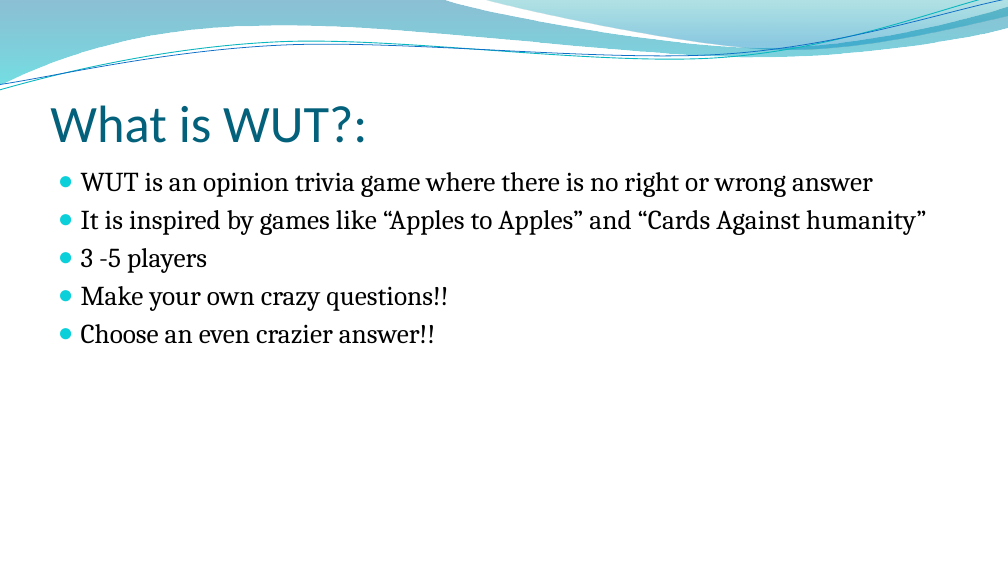
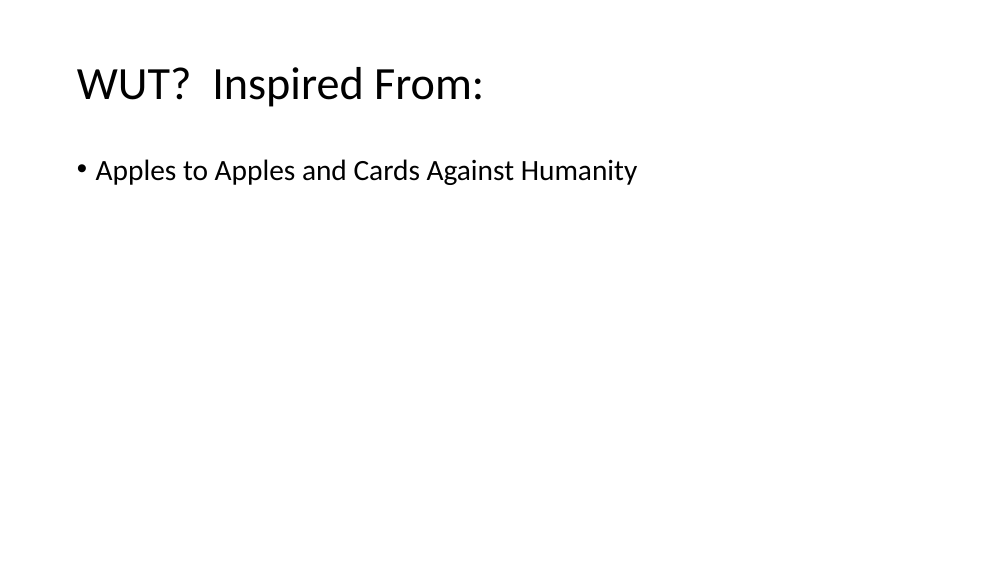
Before and after one commit to cwzero/Trivia, a slide deck: slide 3 of WUTDemo.pptx. Drawn at 1008x567 pixels with LibreOffice and Linux fonts; fonts in the diff are those of the drawing; background and template pictures are left out. Boxes give left, top, right and bottom in pixels: in the first picture for what was removed or moved away, otherwise in the second. Text is boxed around its words. In the diff, an @@ line names an element or a change of style, - is before the commit and + after.

```diff
--- a/WUTDemo.pptx
+++ b/WUTDemo.pptx
@@ freeform shape removed at [0, 0, 1008, 85] @@
@@ freeform shape removed at [0, 0, 1008, 94] @@
@@ freeform shape removed at [0, 0, 1008, 90] @@
@@ freeform shape removed at [483, 0, 1008, 52] @@
@@ title "WUT? Inspired From:" at [77, 67, 484, 107]: vertical alignment bottom to middle @@
@@ title at [77, 67, 484, 107]: text changed; size 50 to 44 pt; text colour #04617B to #000000 @@
-What is WUT?:
+WUT? Inspired From:
@@ text at [96, 159, 638, 185]: text changed; size 26 to 28 pt; font Cambria to Calibri @@
-● WUT is an opinion trivia game where there is no right or wrong answer
-● It is inspired by games like “Apples to Apples” and “Cards Against humanity”
-● 3 -5 players
-● Make your own crazy questions!!
-● Choose an even crazier answer!!
+• Apples to Apples and Cards Against Humanity
```
Also in this commit, not shown: 6 other slides changed, 2 slides added, 2 slides removed, 22 other files.
